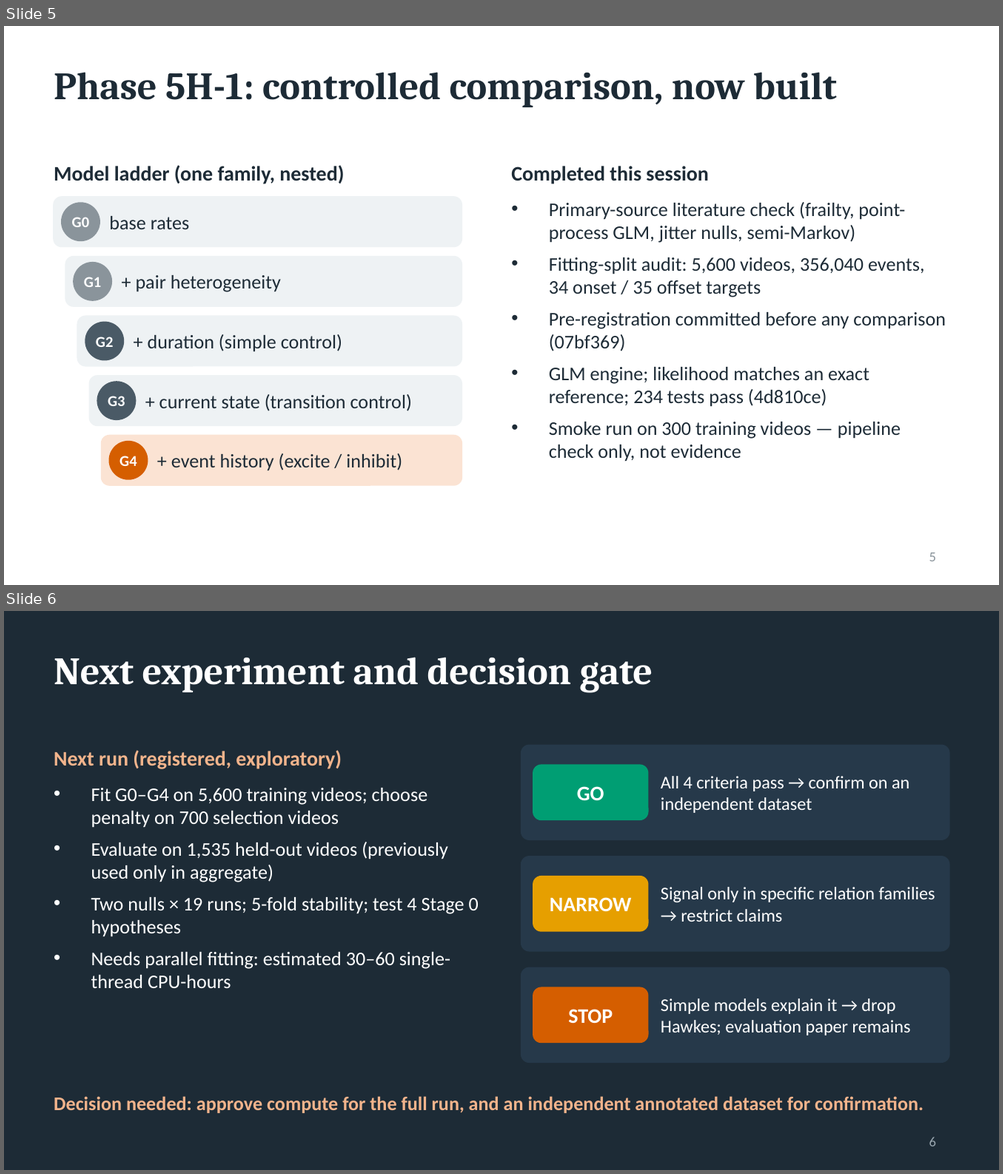
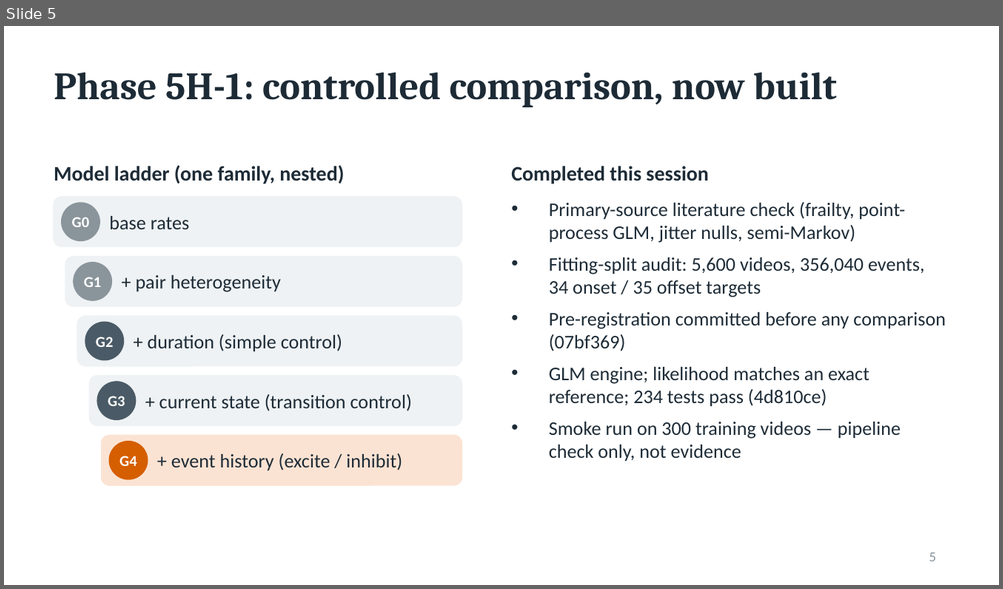
Before and after one commit to dhirenv-21/TAROG, a slide deck: results/phase5h1/showcase/phase5h1_supervisor_update.pptx. Shown one above the other, each under a label of ours: slides 5 and 6 before the commit, slide 5 after it. The pictures are 1003x1174 and 1003x589 pixels, drawn with LibreOffice and Linux fonts; fonts in the diff are those of the drawing. Boxes give left, top, right and bottom in pixels: in the first picture for what was removed or moved away, otherwise in the second. Text is boxed around its words. In the diff, an @@ line names an element or a change of style, - is before the commit and + after.

```diff
--- a/results/phase5h1/showcase/phase5h1_supervisor_update.pptx
+++ b/results/phase5h1/showcase/phase5h1_supervisor_update.pptx
@@ slide 6 removed at [4, 611, 999, 1170], background #1D2B36 @@
@@ title removed at [54, 657, 653, 692] @@
-Next experiment and decision gate
@@ text removed at [54, 750, 341, 769] @@
-Next run (registered, exploratory)
@@ rounded rectangle removed at [521, 745, 949, 840] @@
@@ rounded rectangle removed at [533, 765, 648, 820] @@
@@ text removed at [91, 788, 478, 988] @@
-• Fit G0–G4 on 5,600 training videos; choose penalty on 700 selection videos
-• Evaluate on 1,535 held-out videos (previously used only in aggregate)
-• Two nulls × 19 runs; 5-fold stability; test 4 Stage 0 hypotheses
-• Needs parallel fitting: estimated 30–60 single-thread CPU-hours
@@ text removed at [577, 786, 604, 801] @@
-GO
@@ text removed at [660, 776, 909, 813] @@
-All 4 criteria pass → confirm on an independent dataset
@@ rounded rectangle removed at [521, 857, 949, 951] @@
@@ rounded rectangle removed at [533, 877, 648, 931] @@
@@ text removed at [549, 897, 632, 911] @@
-NARROW
@@ text removed at [660, 887, 935, 922] @@
-Signal only in specific relation families → restrict claims
@@ rounded rectangle removed at [521, 968, 949, 1062] @@
@@ rounded rectangle removed at [533, 988, 648, 1042] @@
@@ text removed at [568, 1009, 612, 1024] @@
-STOP
@@ text removed at [660, 999, 910, 1036] @@
-Simple models explain it → drop Hawkes; evaluation paper remains
@@ text removed at [54, 1096, 923, 1113] @@
-Decision needed: approve compute for the full run, and an independent annotated dataset for confirmation.
@@ page number removed at [929, 1137, 936, 1147] @@
-6
```
Also in this commit, not shown: 4 slides added, 29 other files.
